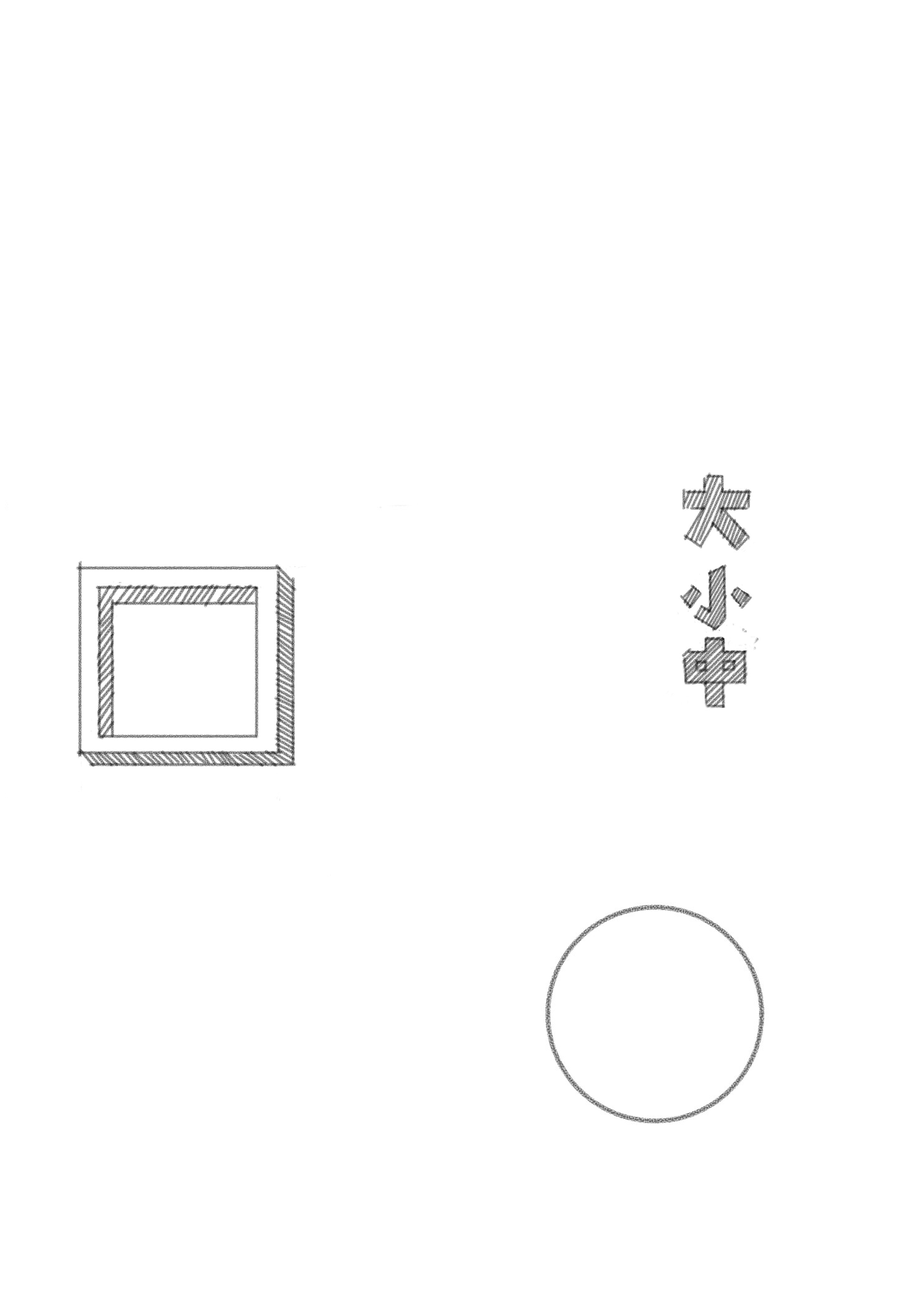
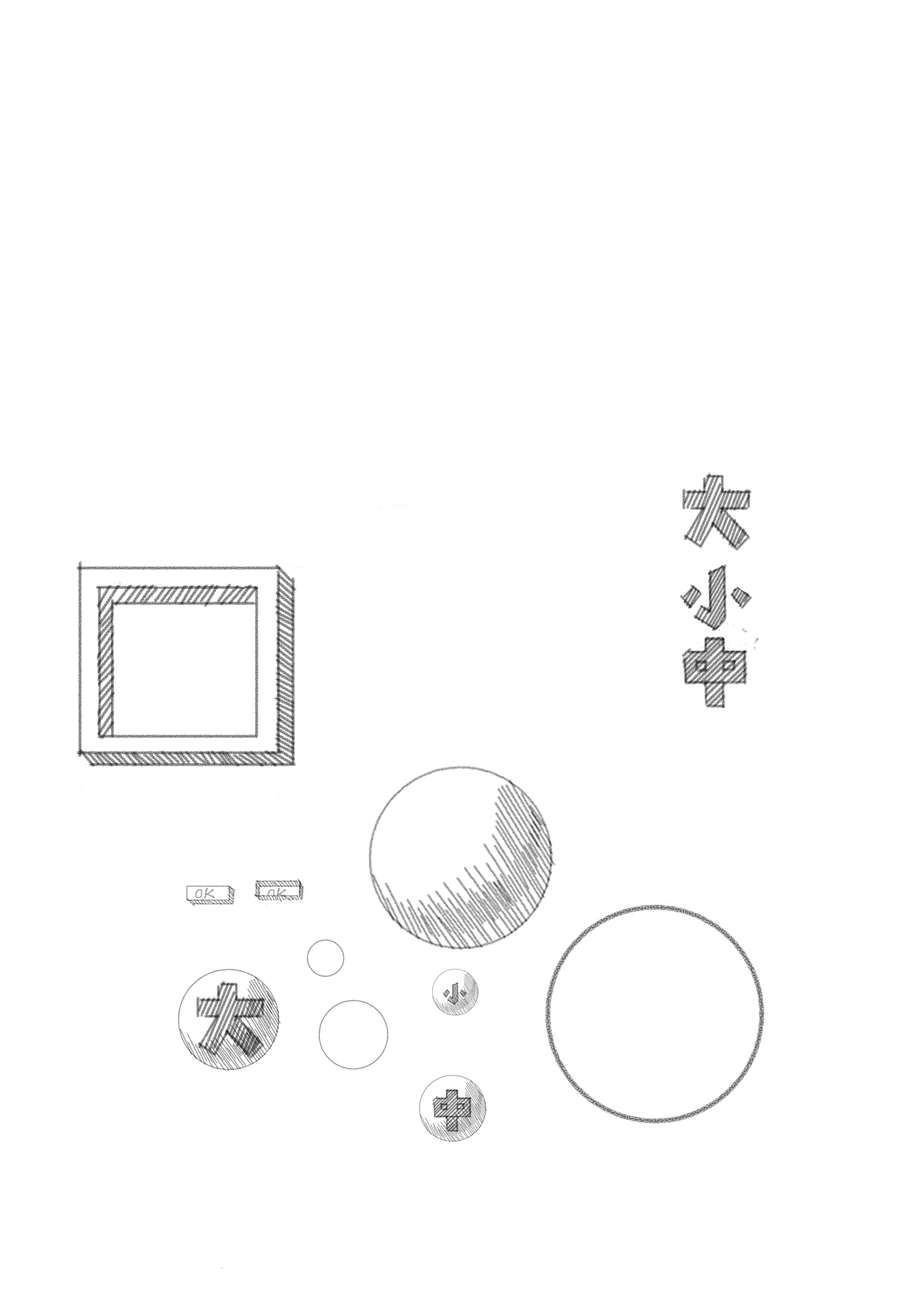
Revision of a layered w=923, h=1304 image; what changed, layer by layer:
added layer "名称未设定 2 副本" above "名称未设定 2" over [left=78, top=957, right=488, bottom=1269]
added layer "名称未设定 2" above "背景" over [left=177, top=765, right=556, bottom=1143]
added layer "背景" over [left=78, top=765, right=556, bottom=1269]
